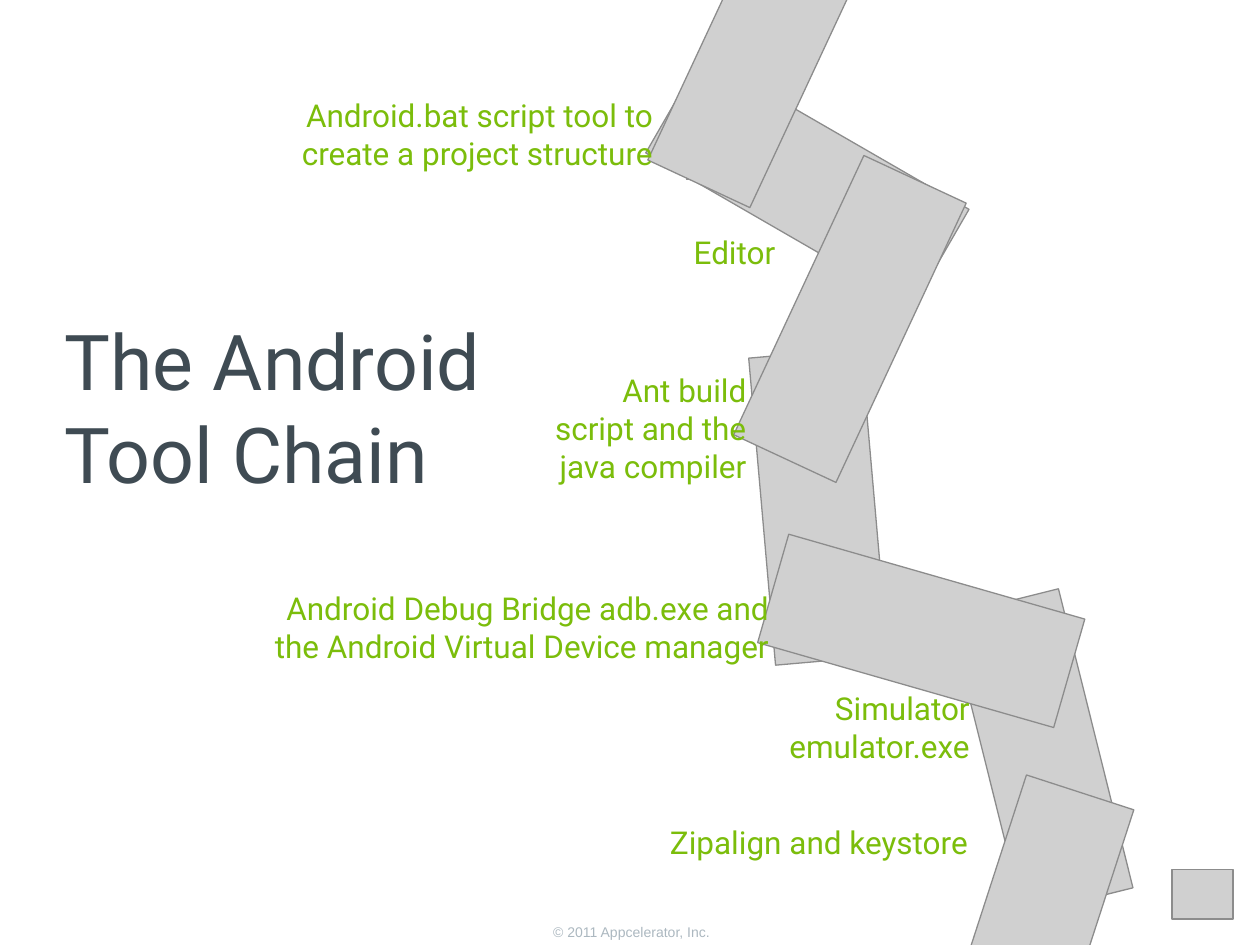
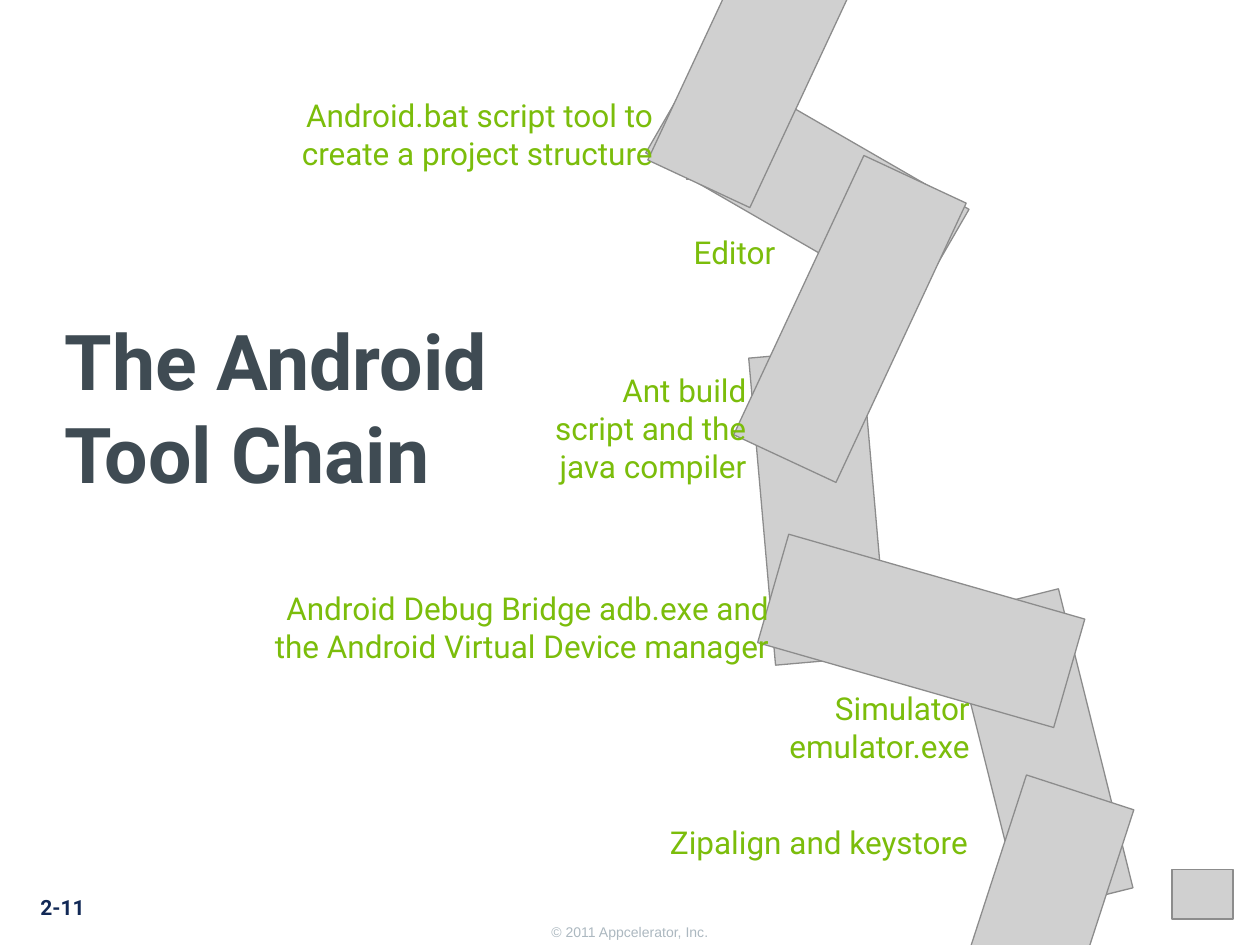
Before and after one commit to appcelerator-training-archive/tcad_certification, a slide deck: slide 11 of 210/210.ppt. Drawn at 1260x945 pixels with LibreOffice and Linux fonts; fonts in the diff are those of the drawing; grey boxes stand for pictures; background and template pictures are left out. Boxes give left, top, right and bottom in pixels: in the first picture for what was removed or moved away, otherwise in the second. Text is boxed around its words. In the diff, an @@ line names an element or a change of style, - is before the commit and + after.

```diff
--- a/210/210.ppt
+++ b/210/210.ppt
@@ text "The Android" at [65, 332, 487, 484]: bold on @@
@@ page number added at [40, 900, 84, 915], 12 pt, text #122956, bold @@
+2-11
@@ text added at [566, 927, 709, 940], 8 pt, text #ACB8C0 @@
+© 2011 Appcelerator, Inc.
@@ text removed at [567, 927, 710, 940] @@
-© 2011 Appcelerator, Inc.
```
Also in this commit, not shown: 27 other slides changed, 1 slide added, 5 slides removed, 54 other files.
